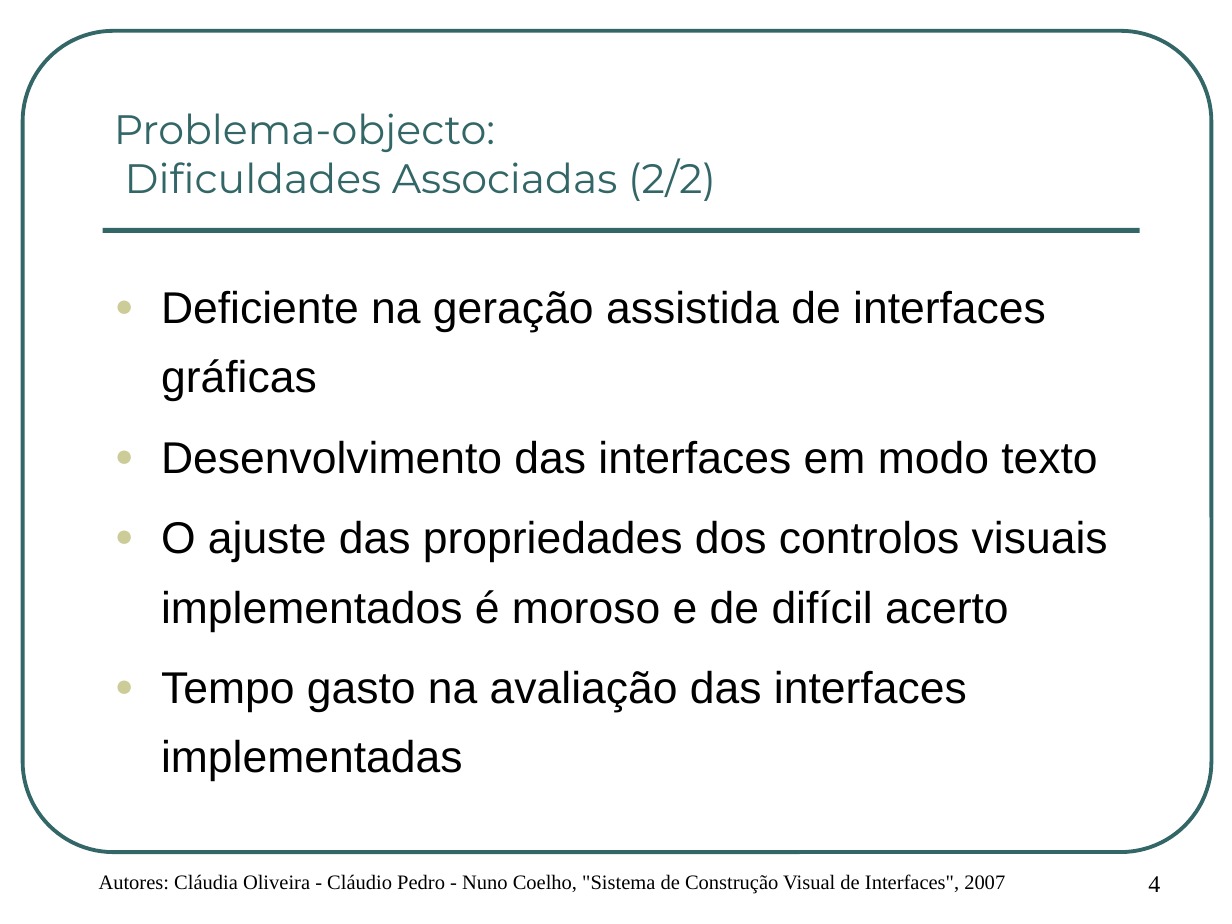
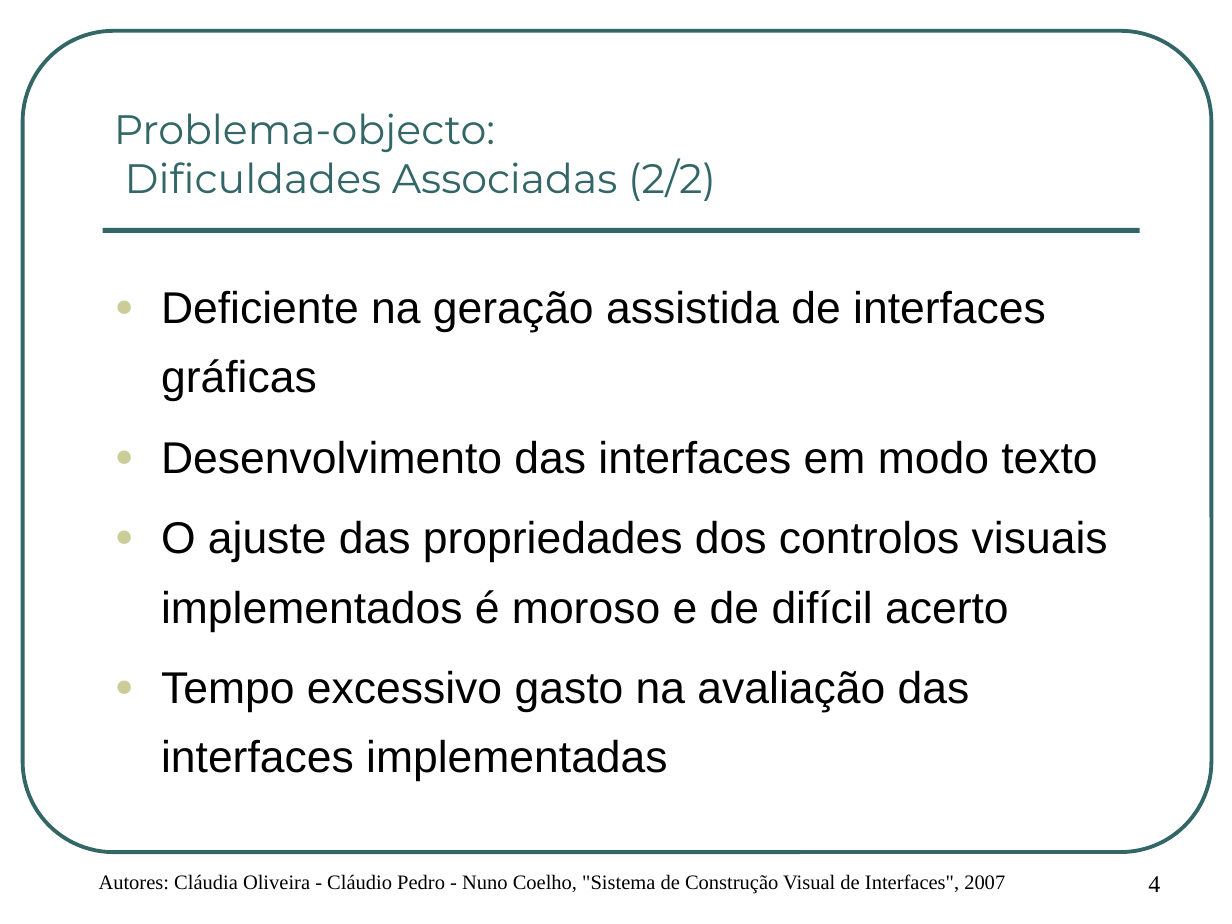
Before and after one commit to cpedro84/qooxdooguibuilder, a slide deck: slide 4 of apresentacao/Apresentação de Projecto.ppt. Drawn at 1232x924 pixels with LibreOffice and Linux fonts; fonts in the diff are those of the drawing; background and template pictures are left out. Boxes give left, top, right and bottom in pixels: in the first picture for what was removed or moved away, otherwise in the second. Text is boxed around its words. In the diff, an @@ line names an element or a change of style, - is before the commit and + after.

```diff
--- a/apresentacao/Apresentação de Projecto.ppt
+++ b/apresentacao/Apresentação de Projecto.ppt
@@ text at (161, 670, 970, 782): text changed @@
-● Tempo gasto na avaliação das interfaces implementadas
+● Tempo excessivo gasto na avaliação das interfaces implementadas
```
Also in this commit, not shown: 13 other slides changed, 3 other files.
